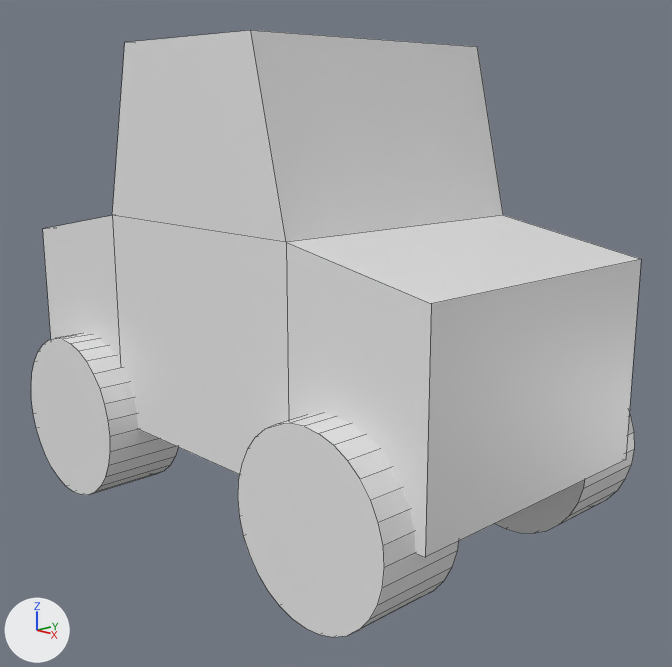
The Blender file models/car.blend as it was, and as the next commit left it.
Before and after are seen from a 50 mm lens placed at (7.31, -6.55, 4.36), pointed at (0.33, 0.09, 2.05). Every picture has the same lights, and +X, +Y and +Z are marked at lower left. Mesh edges are drawn as thin lines.

The scene before the commit, as lines of its bpy script (objects in view):
```python
mat_material = principled_material('Material')
mat_material.base_color = (0.8, 0.8, 0.8)  # white #e7e7e7
mat_material.roughness = 0.4
me_cube = bpy.data.meshes.new('Cube')
me_cube.from_pydata(...)  # 276 vertices, 154 faces; spans x -3.0..3.0, y -1.85..1.85, z -1.9..3.0
me_cube.materials.append(mat_material)  # white #e7e7e7
# before: 16 (0.98, -1.5, 3.0) at pixel (250, 30), 17 (-0.98, -1.5, 3.0) at pixel (124, 42), 18 (0.98, 1.5, 3.0) at pixel (477, 46), 19 (-0.98, 1.5, 3.0)
ob_cube = bpy.data.objects.new('Cube', me_cube)
ob_cube.location = (0.0, 0.0, 2.0)
```
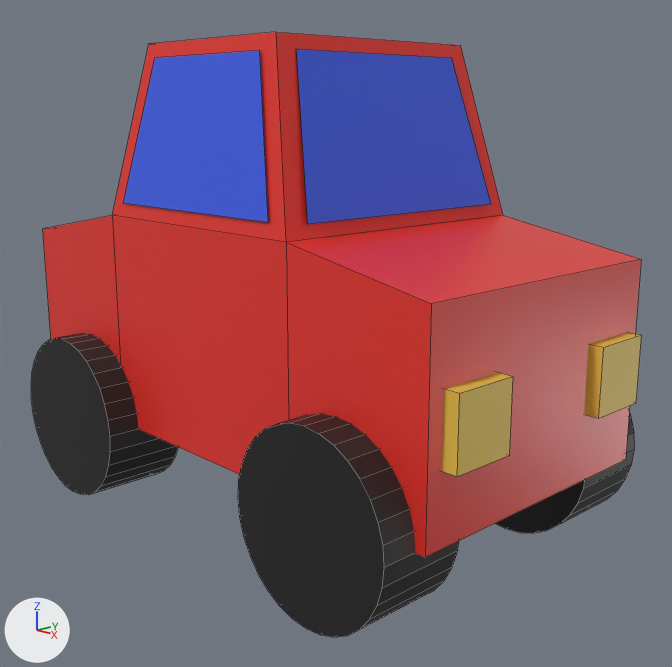
Pixel boxes [x1, y1, x2, y2] of what changed, in the pictures (672 x 667 px):
'Cube', recoloured, reshaped (white to red)
    before: [31, 30, 641, 637]
    after: [31, 32, 641, 637]
part 1 of me_cube, added (yellow)
    after: [442, 372, 513, 477]
part 2 of me_cube, added (yellow)
    after: [584, 332, 641, 418]
part 3 of me_cube, built on
    before: [112, 30, 503, 242]
    after: [112, 32, 503, 242]
part 4 of me_cube, recoloured (white to black)
    both: [31, 333, 635, 637]

Edits to the bpy script that builds the scene:
```text
Change mat_material:
    mat_material.base_color: (0.8, 0.8, 0.8) -> (0.8, 0.035, 0.0255)  # white #e7e7e7 -> red #e7352c
Add mat_material_003:
    mat_material_003 = principled_material('Material.003')
    mat_material_003.base_color = (0.8, 0.568, 0.0817)  # yellow #e7c751
Add mat_material_001:
    mat_material_001 = principled_material('Material.001')
    mat_material_001.base_color = (0.014, 0.014, 0.014)  # black #1f1f1f
Add mat_material_002:
    mat_material_002 = principled_material('Material.002')
    mat_material_002.base_color = (0.047, 0.111, 0.8)  # blue #3d5ee7
Change me_cube:
    used by ob_cube; location = (0.0, 0.0, 2.0)
    verts and faces of me_cube; kept vertices keep their numbers, new ones are numbered from 276
    remove me_cube.from_pydata(...)  # 276 vertices, 154 faces; spans x -3.0..3.0, y -1.85..1.85, z -1.9..3.0
    add me_cube.from_pydata(...)  # 308 vertices, 170 faces; spans x -3.0..3.15, y -1.85..1.85, z -1.9..3.0
    me_cube part 1: a new loose piece, a box spanning x 2.49..3.15, y -1.33..-0.67, z -0.34..0.32, in mat_material_003 (yellow #e7c751)
    me_cube part 2: a new loose piece, a box spanning x 2.49..3.15, y 0.67..1.33, z -0.34..0.32, in mat_material_003 (yellow #e7c751)
    me_cube part 3
    add verts[16] = (0.98, -1.23, 3.0)  # moved, pixel (276, 31)
    add verts[17] = (-0.98, -1.23, 3.0)  # moved, pixel (148, 43)
    add verts[18] = (0.98, 1.23, 3.0)  # moved, pixel (460, 45)
    add verts[19] = (-0.98, 1.23, 3.0)  # moved
    add verts[276] = (1.16, -1.5, 1.43)  # pixel (268, 222)
    add verts[277] = (-1.16, -1.5, 1.43)  # pixel (123, 203)
    add verts[278] = (0.82, -1.27, 2.86)  # pixel (259, 50)
    add verts[279] = (-0.82, -1.27, 2.86)  # pixel (154, 57)
    add verts[280] = (1.16, 1.5, 1.43)
    add verts[281] = (-1.16, 1.5, 1.43)
    add verts[282] = (0.82, 1.27, 2.86)
    add verts[283] = (-0.82, 1.27, 2.86)
    add verts[284] = (1.41, 1.27, 1.42)  # pixel (491, 204)
    add verts[285] = (1.41, -1.27, 1.42)  # pixel (307, 224)
    add verts[286] = (-1.41, 1.27, 1.42)
    add verts[287] = (-1.41, -1.27, 1.42)
    add verts[288] = (1.02, -1.04, 2.87)  # pixel (296, 48)
    add verts[289] = (-1.02, -1.04, 2.87)
    add verts[290] = (1.02, 1.04, 2.87)  # pixel (451, 57)
    add verts[291] = (-1.02, 1.04, 2.87)
    add faces += [(276, 278, 279, 277), (280, 281, 283, 282), (286, 287, 289, 291), (284, 290, 288, 285)]  # mat_material_002 (blue #3d5ee7)
    me_cube part 4: 136 faces spanning x -2.9..2.9, y -1.85..1.85, z -1.9..-0.1 switch from mat_material (white #e7e7e7) to mat_material_001 (black #1f1f1f)
    add me_cube.materials.append(mat_material_002)  # blue #3d5ee7
    add me_cube.materials.append(mat_material_003)  # yellow #e7c751
```
